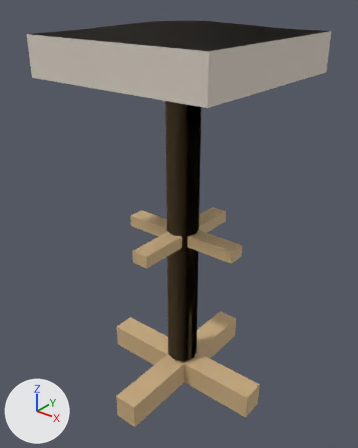
An edit to the glTF model src/assets/furniture/bar-stool.glb, drawn before and after from the same camera.
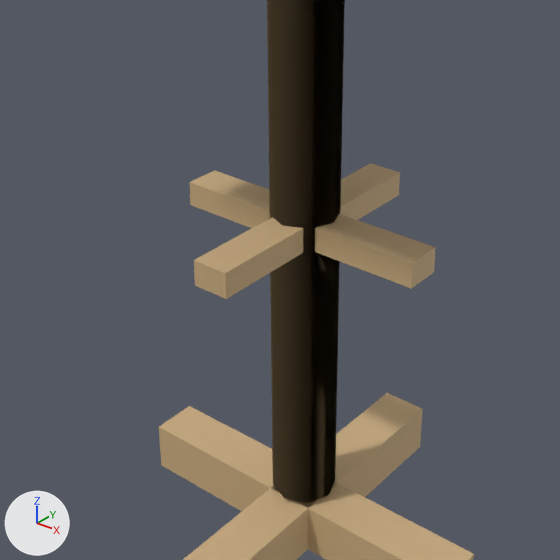
Old and new are each drawn whole from a camera (50 mm lens) standing at (0.559, -0.712, 0.826) and looking at (-0.007, -0.004, 0.387) and again close up on the part from 12% to 83% of the width and 30% to 86% of the height. Every picture has the same lights, and +X, +Y and +Z are marked at lower left. The last two pictures show the newer version. Vertices at exactly the same position are counted once.

The older version as bpy lines, for what is in view:
```python
me_mesh_0 = bpy.data.meshes.new('Mesh_0')
me_mesh_0.from_pydata(...)  # 105 vertices, 162 faces; spans x -0.19..0.19, y -0.19..0.19, z 0.0..0.768
# faces by material slot: [82, 80]
me_mesh_0.materials.append(mat_seat)  # pale yellow #ddd3c7
me_mesh_0.materials.append(mat_base)  # brown #cbad81
ob_mesh_0 = bpy.data.objects.new('Mesh_0', me_mesh_0)
ob_mesh_0.location = (0.0, 0.0, 0.0)
```
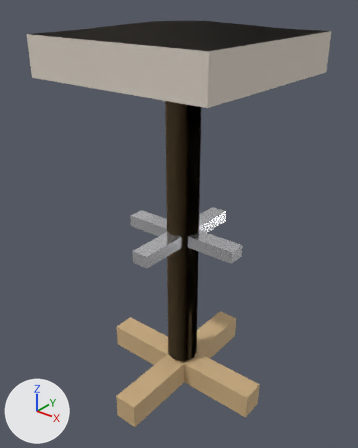
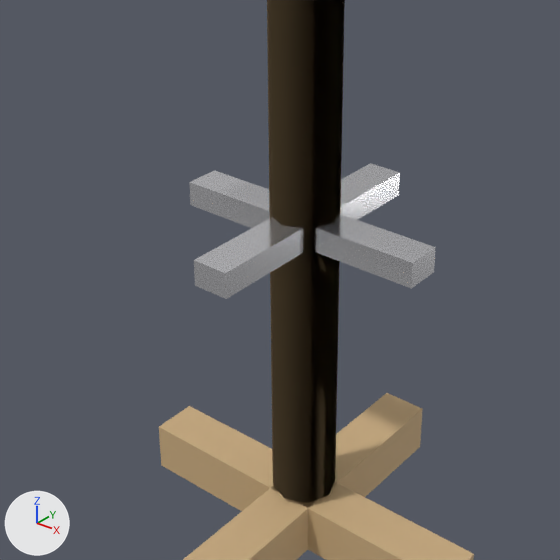
The change, as JSON lines over the scene's bpy script:
```json
{"op": "add", "block": "mat_footrest", "code": ["mat_footrest = principled_material('footrest')", "mat_footrest.base_color = (0.82, 0.82, 0.85)  # white #eaeaed", "mat_footrest.metallic = 0.85", "mat_footrest.roughness = 0.15"]}
{"block": "me_mesh_0", "where": "me_mesh_0.from_pydata(...)  # 105 vertices, 162 faces; spans x -0.19..0.19, y -0.19..0.19, z 0.0..0.768"}
{"block": "me_mesh_0", "where": "# used by ob_mesh_0; location = (0.0, 0.0, 0.0)"}
{"block": "me_mesh_0", "change": "me_mesh_0 part 1: all 24 faces centred in x -0.13..0.13, y -0.13..0.13, z 0.35..0.375 switch from mat_base (brown #cbad81) to mat_footrest (white #eaeaed)"}
```

What differs and where, as boxes [x1, y1, x2, y2] in the close-ups (560 x 560 px):
```json
{"part": 1, "of": "me_mesh_0", "change": "recoloured", "before": [189, 163, 436, 299], "after": [189, 163, 436, 299], "on screen": "brown to white"}
```
